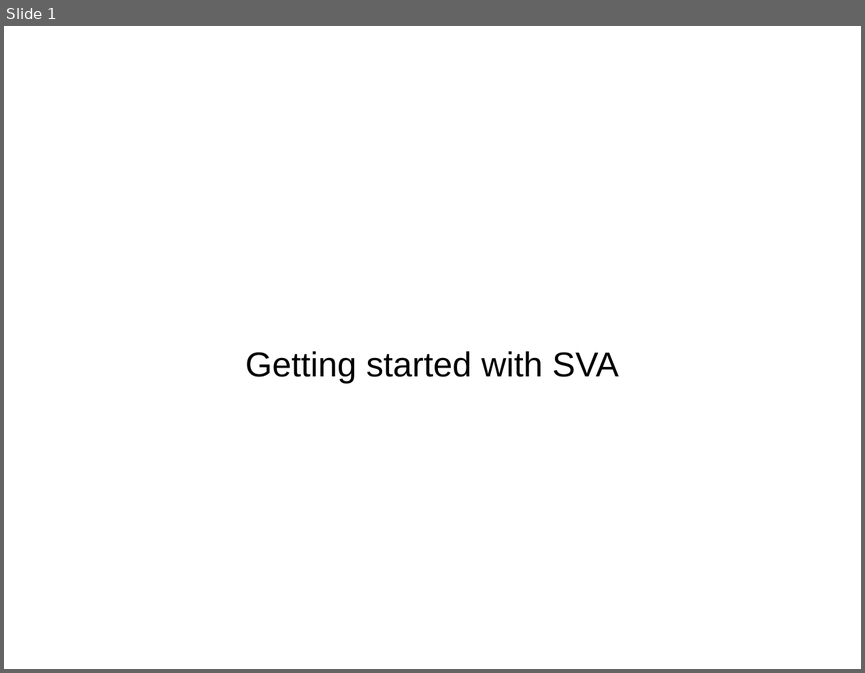
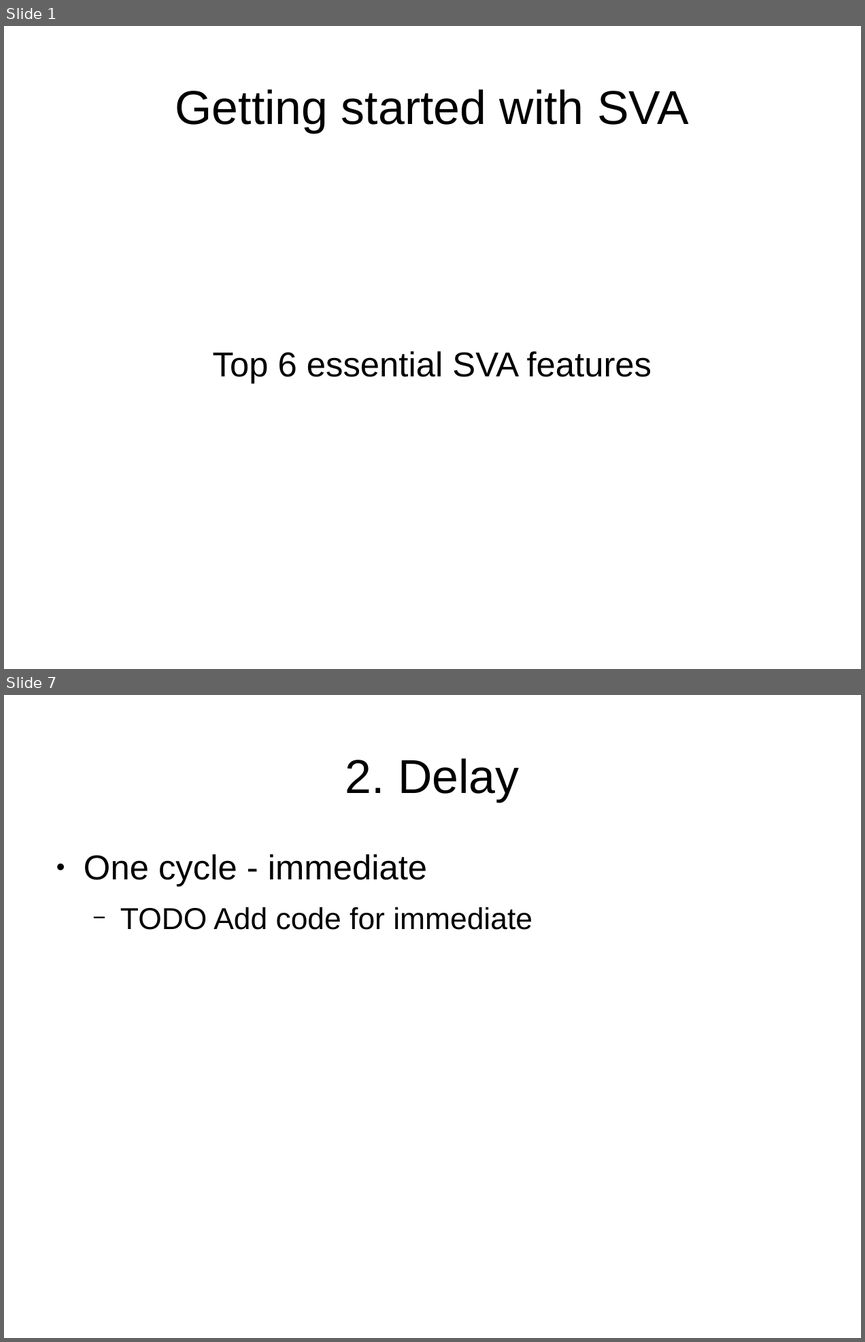
Before and after one commit to verification-gentleman-blog/getting-started-with-sva, a slide deck: presentation.odp. Shown one above the other, each under a label of ours: slide 1 before the commit, slides 1 and 7 after it; the slides between them are not shown. The pictures are 865x673 and 865x1342 pixels, drawn with LibreOffice and Linux fonts; fonts in the diff are those of the drawing. Boxes give left, top, right and bottom in pixels: in the first picture for what was removed or moved away, otherwise in the second. Text is boxed around its words. In the diff, an @@ line names an element or a change of style, - is before the commit and + after.

```diff
--- a/presentation.odp
+++ b/presentation.odp
@@ slide 7 added at [4,695,861,1338], background #FFFFFF @@
@@ title added at [345,758,519,802], 44 pt, text #000000 @@
+2. Delay
@@ text added at [84,854,532,930], 28 pt, text #000000 @@
+● One cycle - immediate
+  − TODO Add code for immediate
@@ slide 1 changed as well @@
@@ title "Getting started with SVA": place and size @@
-title "Getting started with SVA" at [245,351,619,384]
+title "Getting started with SVA" at [175,89,688,133]
@@ title "Getting started with SVA" at [175,89,688,133]: size 32 to 44 pt @@
@@ subtitle added at [213,351,651,384], 32 pt, text #000000 @@
+Top 6 essential SVA features
```
Also in this commit, not shown: 18 other slides added, 2 slides removed.
